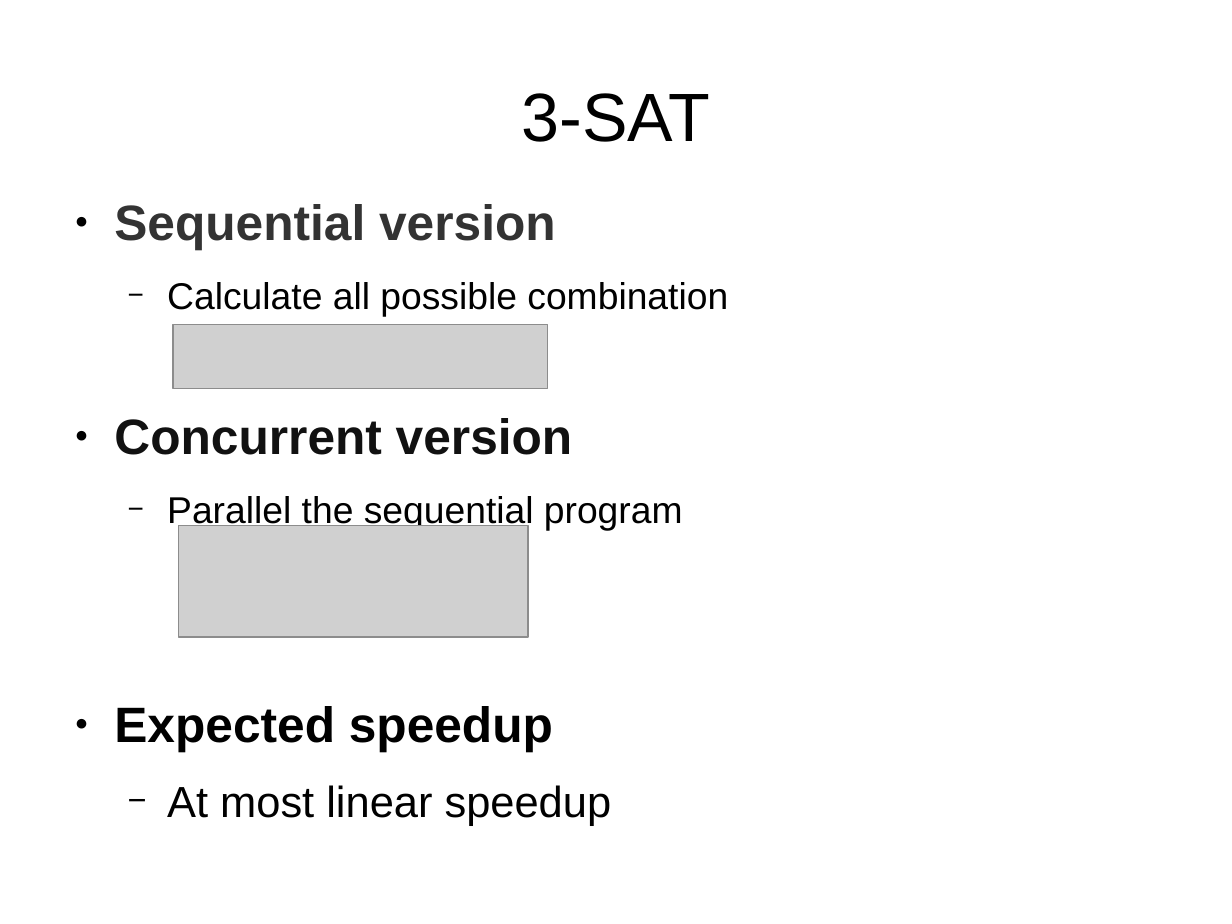
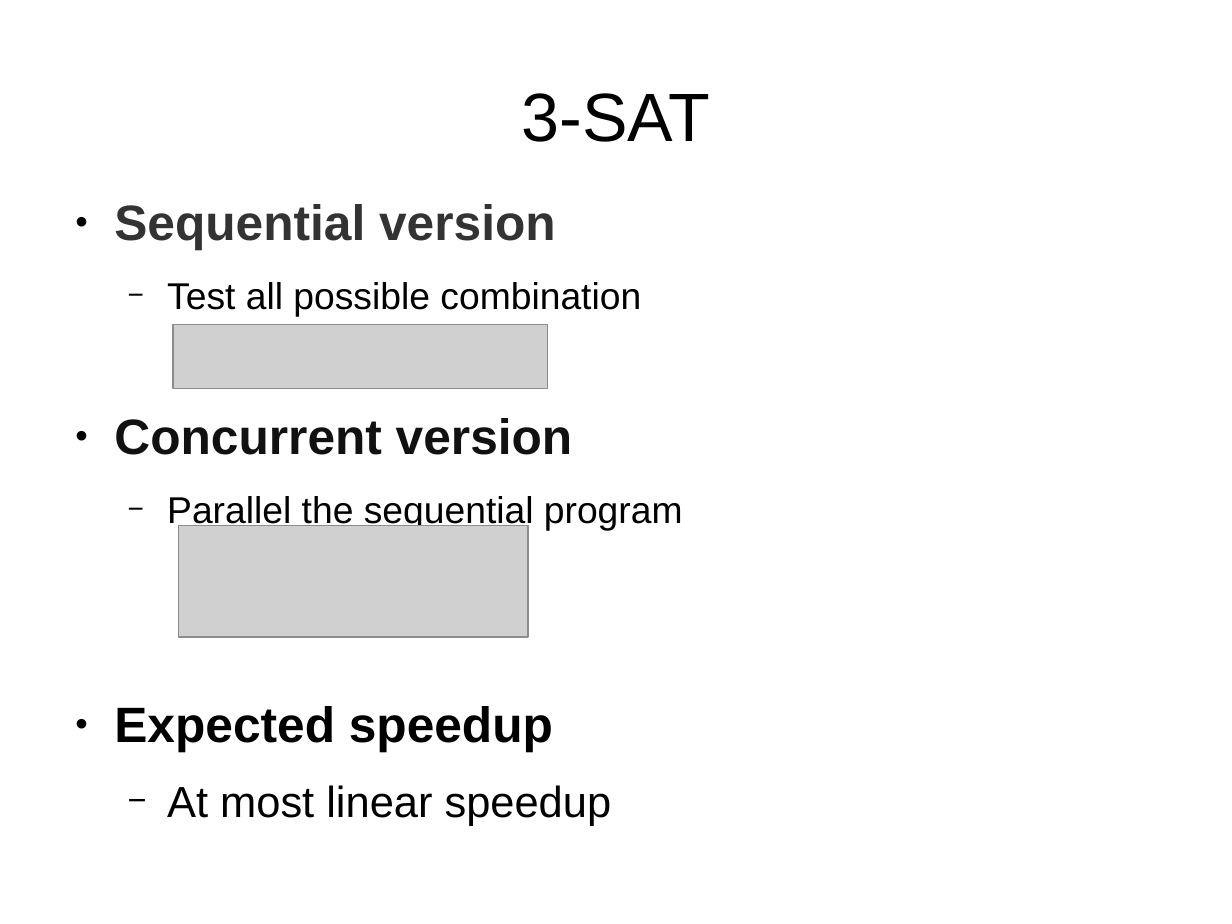
Before and after one commit to ViEiraCaRdOsO/L-FCDS_2015, a slide deck: slide 3 of measurement/final_representation.odp. Drawn at 1232x924 pixels with LibreOffice and Linux fonts; fonts in the diff are those of the drawing; grey boxes stand for pictures. Boxes give left, top, right and bottom in pixels: in the first picture for what was removed or moved away, otherwise in the second. Text is boxed around its words. In the diff, an @@ line names an element or a change of style, - is before the commit and + after.

```diff
--- a/measurement/final_representation.odp
+++ b/measurement/final_representation.odp
@@ text at [167, 282, 641, 317]: text changed @@
-  − Calculate all possible combination
+  − Test all possible combination
```
Also in this commit, not shown: 3 other slides changed, 1 other file.
